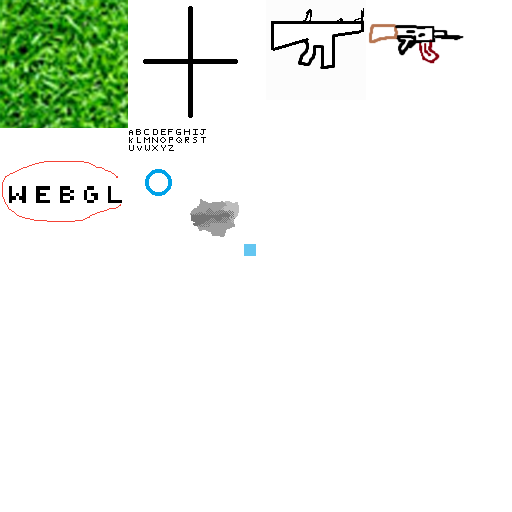
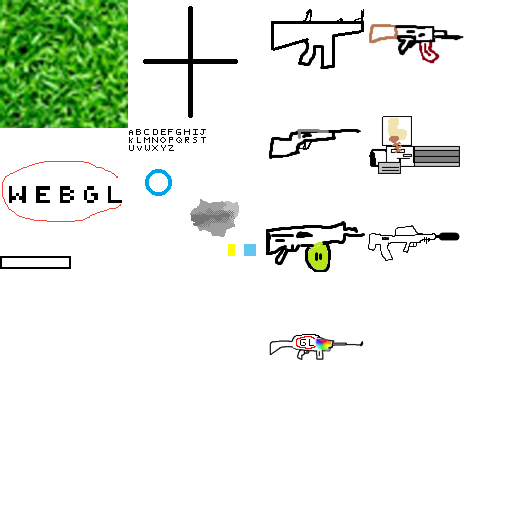
Revision of a layered 512px x 512px image; what changed, layer by layer:
added layer "sun" above "cloud" over [228, 244, 235, 256]
added layer "GL" above "Layer 1" over [269, 334, 364, 360]
added layer "Layer 1" above "qcw" over [0, 256, 71, 269]
added layer "qcw" above "opgun" over [368, 225, 460, 261]
added layer "opgun" above "mk2" over [266, 221, 365, 272]
added layer "mk2" above "kar98" over [369, 116, 460, 174]
added layer "kar98" above "ak" over [268, 129, 361, 159]
painted on "ak" over [368, 23, 463, 56]
painted on "aa12" over [266, 0, 366, 100]
